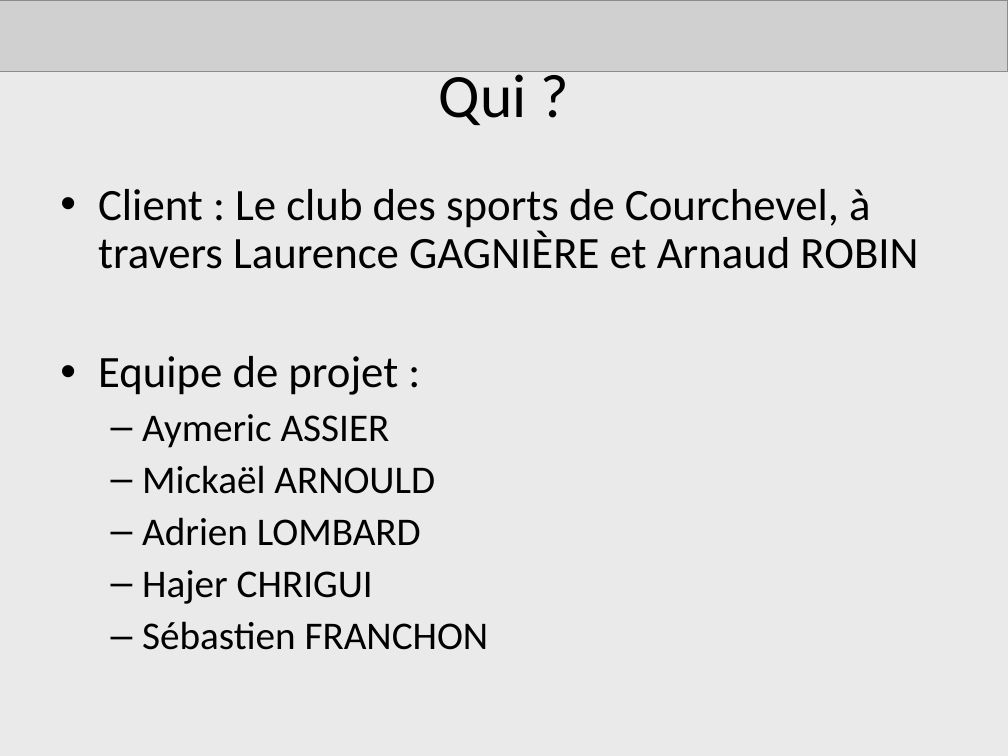
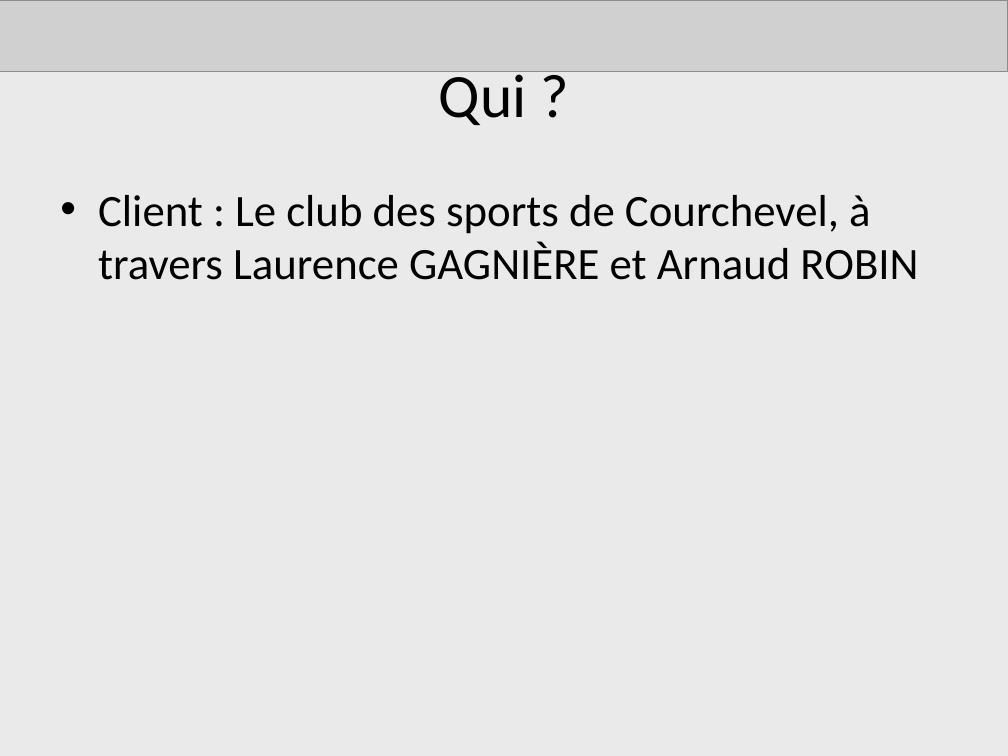
Before and after one commit to AdrienLombard/SimplePass, a slide deck: slide 3 of source/Projet Courchevel - Bilan intermédiaire.ppt (slide 2 before the commit). Drawn at 1008x756 pixels with LibreOffice and Linux fonts; fonts in the diff are those of the drawing; grey boxes stand for pictures. Boxes give left, top, right and bottom in pixels: in the first picture for what was removed or moved away, otherwise in the second. Text is boxed around its words. In the diff, an @@ line names an element or a change of style, - is before the commit and + after.

```diff
--- a/source/Projet Courchevel - Bilan intermédiaire.ppt
+++ b/source/Projet Courchevel - Bilan intermédiaire.ppt
@@ text "Client : Le club des ..." at bbox=[98, 195, 918, 280]: line spacing 0.9 to 1 @@
@@ text at bbox=[98, 356, 489, 650]: paragraphs removed @@
-• Equipe de projet :
-  – Aymeric ASSIER
-  – Mickaël ARNOULD
-  – Adrien LOMBARD
-  – Hajer CHRIGUI
-  – Sébastien FRANCHON
```
Also in this commit, not shown: 3 other slides changed, 2 slides added.
